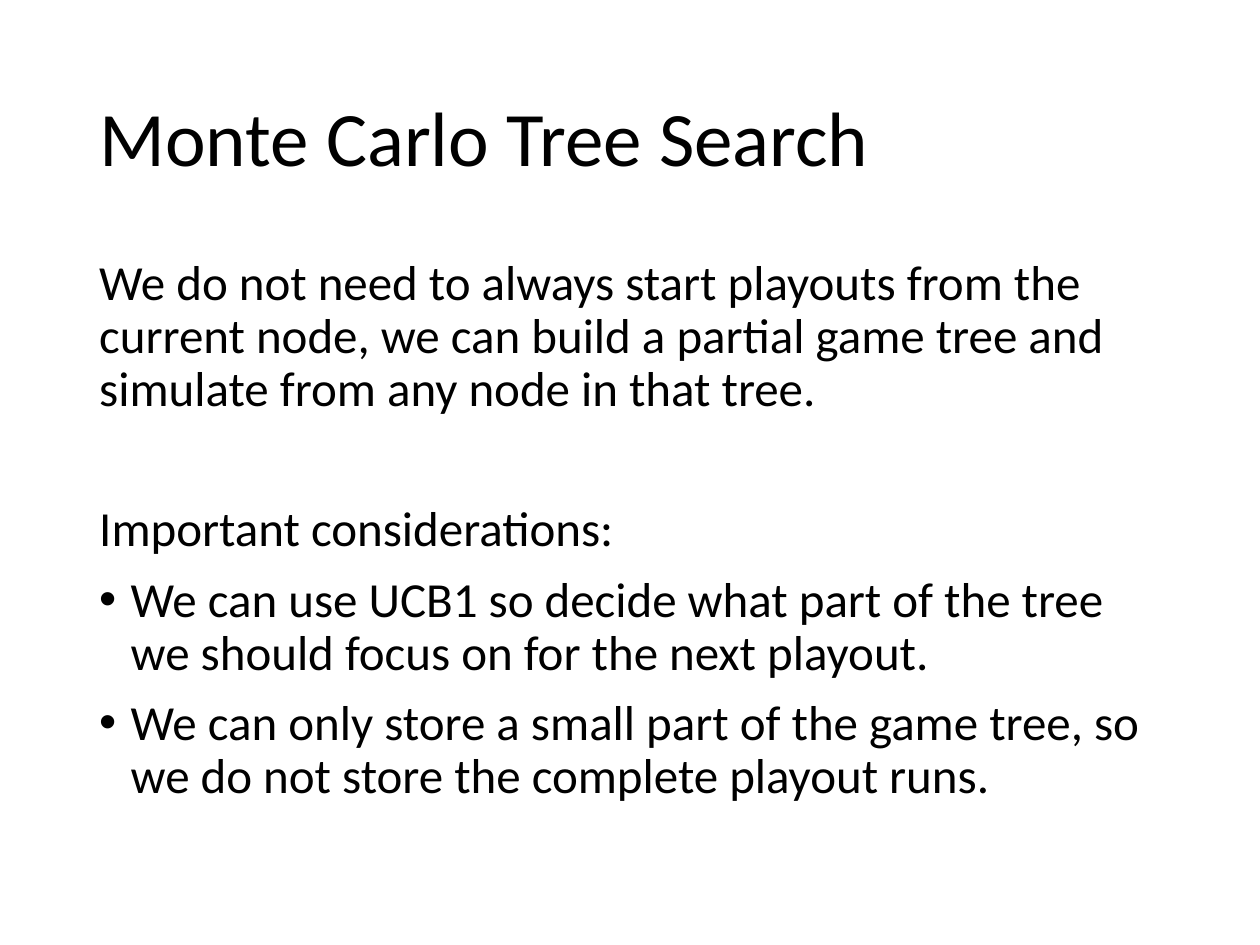
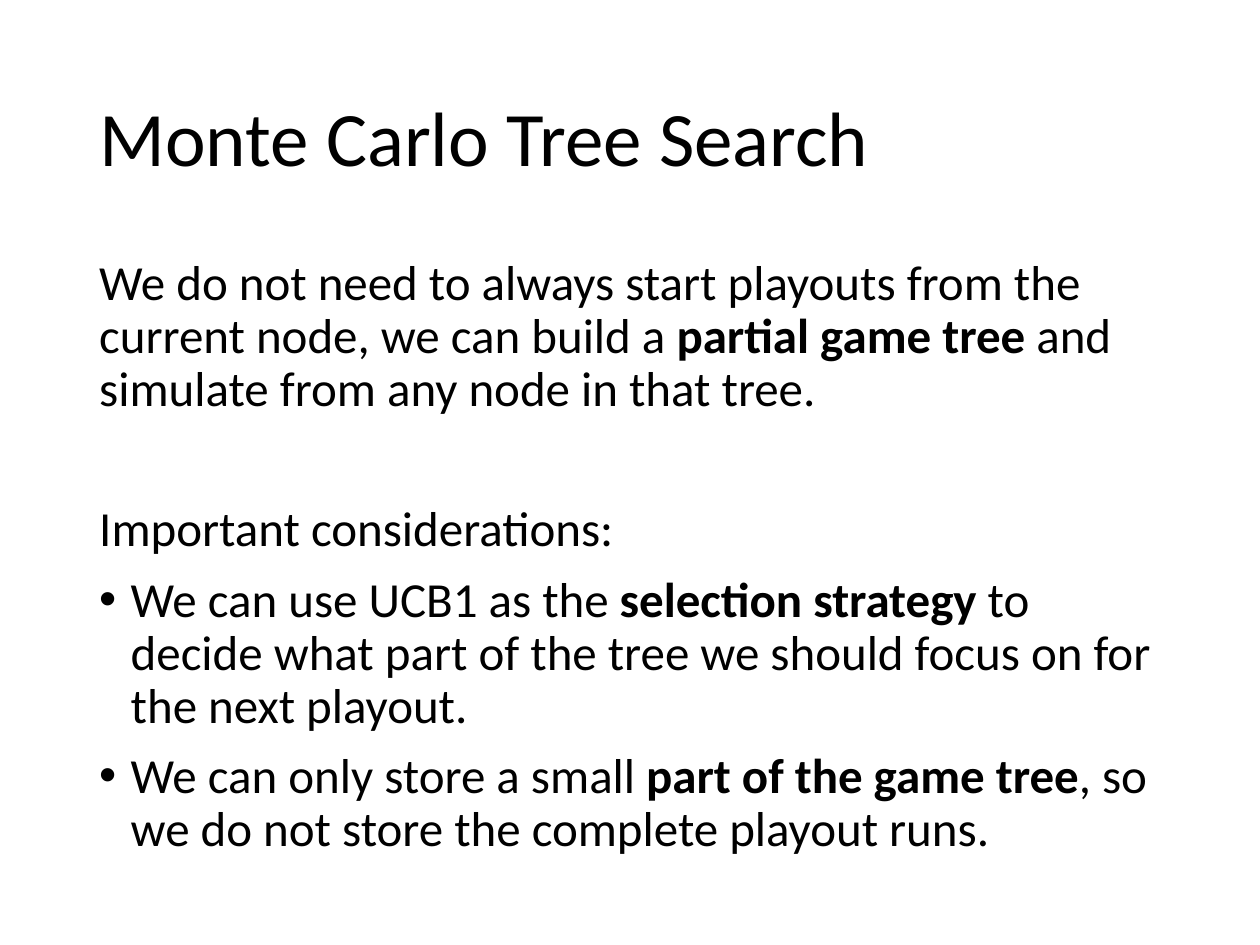
Before and after one commit to mhahsler/CS7320-AI, a slide deck: slide 36 of slides/05_games.pptx. Drawn at 1260x945 pixels with LibreOffice and Linux fonts; fonts in the diff are those of the drawing. Boxes give left, top, right and bottom in pixels: in the first picture for what was removed or moved away, otherwise in the second. Text is boxed around its words. In the diff, an @@ line names an element or a change of style, - is before the commit and + after.

Commit message:
improved selection descriprion.

```diff
--- a/slides/05_games.pptx
+++ b/slides/05_games.pptx
@@ text at [99, 266, 1147, 854]: bold on in "partial game tree", "part of the game tree," @@
@@ text at [131, 582, 1151, 731]: text changed @@
-• We can use UCB1 so decide what part of the tree we should focus on for the next playout.
+• We can use UCB1 as the selection strategy to decide what part of the tree we should focus on for the next playout.
```
Also in this commit, not shown: 4 other slides changed, 1 other file.
